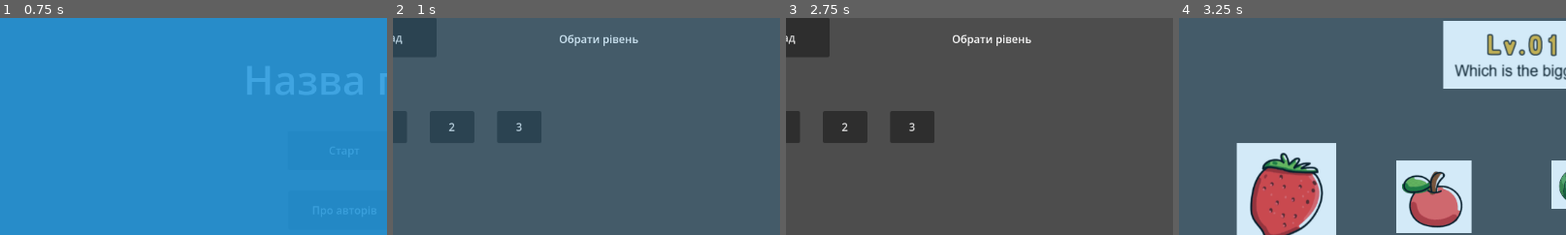
Above: before the commit, frames 1-4 (left to right).
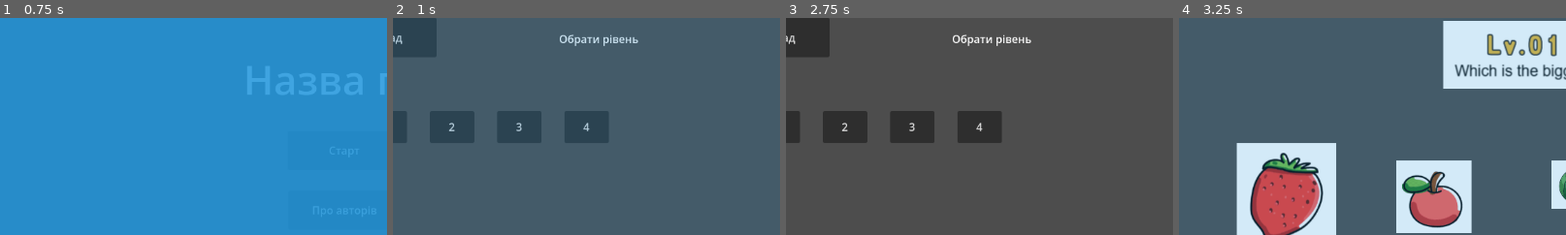
Above: after the commit, the same moments.

Repository: GeneralVimes/test-interface
Game: Godot game, scene res://start_screen.tscn
The game is run twice, just before and just after one commit, with the same random seed, the same clock (stepped at 60 frames per second) and the same inputs. The engine's default icon, where the game draws it, is replaced by a stand-in: a white triangle on a blue panel in a dark square.
Inputs:
- Up to frame 1 (0.75 s): click "Старт" at 0.5 s
- Up to frame 2 (1 s): no input
- Up to frame 3 (2.75 s): click "Назад" at 1.25 s; click "Старт" at 2 s
- Up to frame 4 (3.25 s): click "1" at 2.75 s
The pictures show only the part of the screen within x 8-58%, y 2-52%; the shares and areas given below are measured in that part.

Frame 1 is identical in both runs. In frame 2, 1.6% of the frame differs, in the area x 44-56%, y 42-58%; in frame 3, 1.6%; in frame 4, nothing differs.

Commit message:
рівень 4

Diff:
--- a/globals.gd
+++ b/globals.gd
@@ -4,7 +4,8 @@
 var all_levels=[
 	"res://levels/Level1.tscn",
 	"res://levels/Level2.tscn",
-	"res://levels/Level3.tscn"
+	"res://levels/Level3.tscn",
+	"res://levels/level_4.tscn"
 ]
 
 var level_times=[]
--- /dev/null
+++ b/levels/falling_rock.gd
@@ -0,0 +1,31 @@
+extends Area2D
+
+var is_dragged = false
+var is_falling = false
+var y_floor = 0
+
+func _ready() -> void:
+	y_floor = position.y
+
+func _process(delta: float) -> void:
+	if is_falling:
+		position.y+=450*delta
+		if position.y>=y_floor:
+			position.y=y_floor
+			is_falling=false
+
+func _input_event(viewport: Viewport, event: InputEvent, shape_idx: int) -> void:
+	if event is InputEventMouseButton:
+		if event.pressed:
+			is_dragged=true
+			is_falling=false
+
+func _input(event: InputEvent) -> void:
+	if is_dragged:
+		if event is InputEventMouseMotion:
+			if event.position.y<y_floor:
+				position.y=event.position.y
+		if event is InputEventMouseButton:
+			if event.pressed==false:
+				is_dragged=false
+				is_falling=true
--- /dev/null
+++ b/levels/falling_rock.tscn
@@ -0,0 +1,19 @@
+[gd_scene format=3 uid="uid://cehm1oh3wtw2w"]
+
+[ext_resource type="Texture2D" uid="uid://c6nk0imq2d8qs" path="res://levels/Level4Rock.png" id="1_0mr6n"]
+[ext_resource type="Script" uid="uid://cl57xbwn3m8t7" path="res://levels/falling_rock.gd" id="1_4ccnl"]
+
+[sub_resource type="RectangleShape2D" id="RectangleShape2D_4ccnl"]
+size = Vector2(76, 62)
+
+[node name="FallingRock" type="Area2D" unique_id=14842685]
+script = ExtResource("1_4ccnl")
+
+[node name="CollisionShape2D" type="CollisionShape2D" parent="." unique_id=1458623232]
+position = Vector2(4, -32)
+shape = SubResource("RectangleShape2D_4ccnl")
+
+[node name="Level4Rock" type="Sprite2D" parent="." unique_id=1908988937]
+position = Vector2(0, -36)
+scale = Vector2(1.7750001, 1.775)
+texture = ExtResource("1_0mr6n")
--- /dev/null
+++ b/levels/level_4.gd
@@ -0,0 +1,24 @@
+extends LevelWithSignals
+
+var is_car_moving = false
+
+func _process(delta: float) -> void:
+	if is_car_moving:
+		$Level4Car.position.x+=70*delta
+
+func _on_play_button_button_down() -> void:
+	emit_signal("victory")
+
+func _on_area_2d_input_event(viewport: Node, event: InputEvent, shape_idx: int) -> void:
+	if event is InputEventMouseButton:
+		if event.pressed:
+			is_car_moving=true
+
+
+func _on_area_2d_area_entered(area: Area2D) -> void:
+	print("area_enter",area)
+	if area.name=="SignArea":
+		$Level4Sign/PlayButton.visible=true
+	else:
+		is_car_moving=false
+		emit_signal("defeat")
--- /dev/null
+++ b/levels/level_4.tscn
@@ -0,0 +1,66 @@
+[gd_scene format=3 uid="uid://dbco3mkiw1t7k"]
+
+[ext_resource type="Script" uid="uid://sptl0xss5r38" path="res://levels/level_4.gd" id="1_5pu08"]
+[ext_resource type="Texture2D" uid="uid://hu5mtrbw21pe" path="res://levels/Level4Background.png" id="2_c8stx"]
+[ext_resource type="Texture2D" uid="uid://hcrlle30r2yl" path="res://levels/Level4Car.png" id="3_aqy51"]
+[ext_resource type="Texture2D" uid="uid://cu5rra06bu5j5" path="res://levels/Level4Sign.png" id="5_66w8i"]
+[ext_resource type="PackedScene" uid="uid://cehm1oh3wtw2w" path="res://levels/falling_rock.tscn" id="6_0fd8o"]
+[ext_resource type="PackedScene" uid="uid://bhnhdbjth0gye" path="res://play_button.tscn" id="6_hokjj"]
+
+[sub_resource type="RectangleShape2D" id="RectangleShape2D_hokjj"]
+size = Vector2(61.769398, 39.668446)
+
+[sub_resource type="RectangleShape2D" id="RectangleShape2D_0fd8o"]
+size = Vector2(36.83496, 57.80256)
+
+[node name="Level4" type="Node2D" unique_id=1363640832]
+script = ExtResource("1_5pu08")
+metadata/_custom_type_script = "uid://cx1gdf525xwf5"
+
+[node name="Level4Background" type="Sprite2D" parent="." unique_id=1973337230]
+position = Vector2(586, 337)
+scale = Vector2(1.5368272, 2.0807366)
+texture = ExtResource("2_c8stx")
+
+[node name="Level4Car" type="Sprite2D" parent="." unique_id=1111336806]
+position = Vector2(145, 455)
+scale = Vector2(1.7646279, 1.7646279)
+texture = ExtResource("3_aqy51")
+
+[node name="Area2D" type="Area2D" parent="Level4Car" unique_id=1955750191]
+
+[node name="CollisionShape2D" type="CollisionShape2D" parent="Level4Car/Area2D" unique_id=1297965382]
+position = Vector2(-0.8500366, 1.1333923)
+shape = SubResource("RectangleShape2D_hokjj")
+
+[node name="Level4Sign" type="Sprite2D" parent="." unique_id=225611762]
+position = Vector2(1103.275, 438)
+scale = Vector2(1.7646279, 1.7646279)
+texture = ExtResource("5_66w8i")
+
+[node name="PlayButton" parent="Level4Sign" unique_id=56785698 instance=ExtResource("6_hokjj")]
+visible = false
+offset_left = -21.534302
+offset_top = -32.868134
+offset_right = 239.4657
+offset_bottom = 232.13187
+scale = Vector2(0.16667262, 0.16667262)
+
+[node name="SignArea" type="Area2D" parent="Level4Sign" unique_id=290265584]
+
+[node name="CollisionShape2D" type="CollisionShape2D" parent="Level4Sign/SignArea" unique_id=729595583]
+position = Vector2(0.2833252, 1.1333618)
+shape = SubResource("RectangleShape2D_0fd8o")
+
+[node name="FallingRock" parent="." unique_id=14842685 instance=ExtResource("6_0fd8o")]
+position = Vector2(312, 494)
+
+[node name="FallingRock2" parent="." unique_id=243760854 instance=ExtResource("6_0fd8o")]
+position = Vector2(591, 493)
+
+[node name="FallingRock3" parent="." unique_id=2000868472 instance=ExtResource("6_0fd8o")]
+position = Vector2(854, 494)
+
+[connection signal="area_entered" from="Level4Car/Area2D" to="." method="_on_area_2d_area_entered"]
+[connection signal="input_event" from="Level4Car/Area2D" to="." method="_on_area_2d_input_event"]
+[connection signal="button_down" from="Level4Sign/PlayButton" to="." method="_on_play_button_button_down"]
--- /dev/null
+++ b/play_button.tscn
@@ -0,0 +1,8 @@
+[gd_scene format=3 uid="uid://bhnhdbjth0gye"]
+
+[ext_resource type="Texture2D" uid="uid://dubsfsdrf0hr4" path="res://levels/PlayButton.png" id="1_v8f0b"]
+
+[node name="PlayButton" type="TextureButton" unique_id=56785698]
+offset_right = 40.0
+offset_bottom = 40.0
+texture_normal = ExtResource("1_v8f0b")
Binary file added: levels/Level4Background.png
Not shown, added: levels/Level4Background.png.import
Binary file added: levels/Level4Car.png
Not shown, added: levels/Level4Car.png.import
Binary file added: levels/Level4Rock.png
Not shown, added: levels/Level4Rock.png.import
Binary file added: levels/Level4Sign.png
Not shown, added: levels/Level4Sign.png.import
Binary file added: levels/PlayButton.png
Not shown, added: levels/PlayButton.png.import
Not shown, added: levels/falling_rock.gd.uid
Not shown, added: levels/level_4.gd.uid
